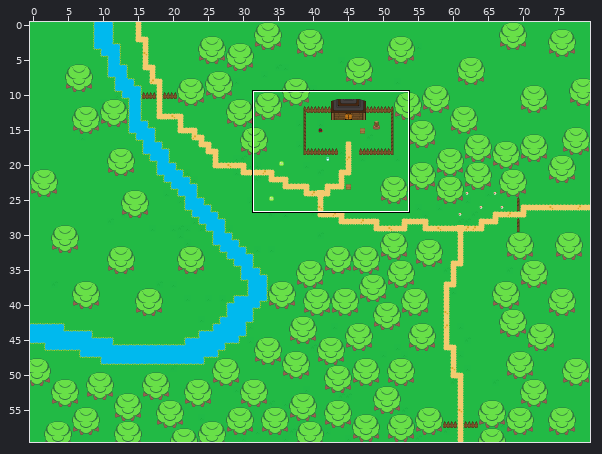
Two versions of a level (Tiled map (JSON), src/assets/maps/map_01.json). The picture above shows the old version from afar; the outline marks the close-up.
Close-up. Earlier state:
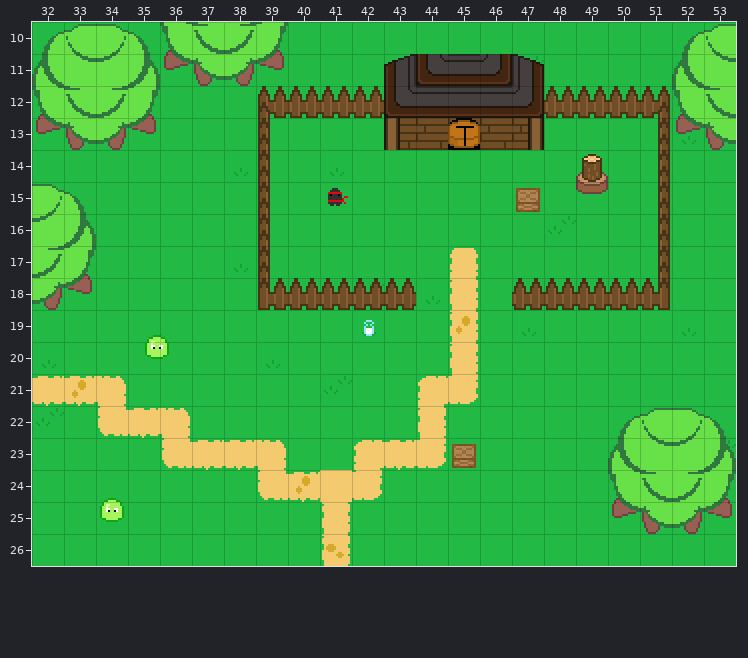
Cells are 16x16 px. Shown: x 32..53, y 10..26. The commit also changed other parts of the map, which this record leaves out. Tiles whose own drawing changed are shown in their newer look in all pictures.
After the commit:
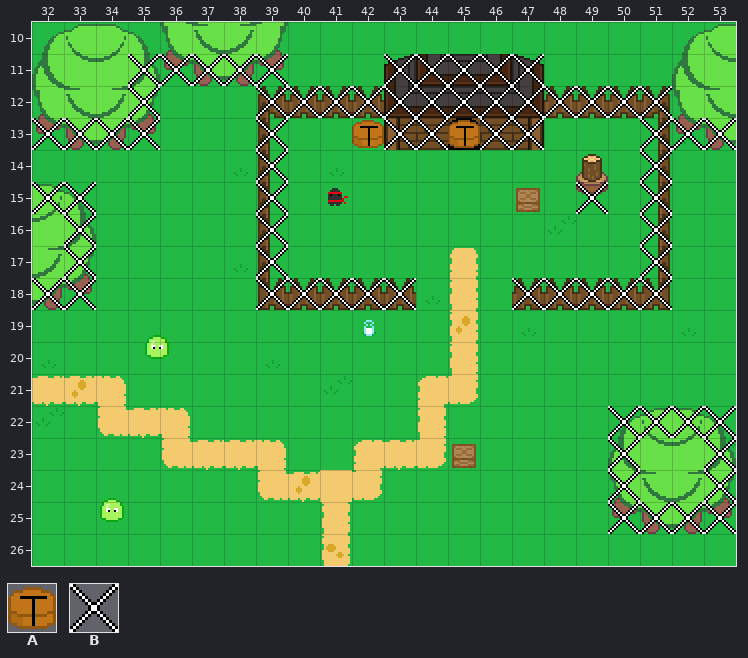
Key: from "enemyset": A 90; from "tiles": B 10.
_ is an empty cell.
Objects are placed by their top-left corner, in cells (3,4 is the top-left corner of cell 3,4); size is 1x1 cell unless given.
Tiles of an added or newly shown layer are drawn over the layers below it.
From old to new:
Layer "collision" (now shown):
y 11: x 35..39 _____ -> BBBBB; x 43..47 _____ -> BBBBB
y 12: x 35 _ -> B; x 39..51 _____________ -> BBBBBBBBBBBBB
y 13: x 32..35 ____ -> BBBB; x 39 _ -> B; x 43..44 __ -> BB; x 46..47 __ -> BB; x 51..53 ___ -> BBB
y 14: x 39 _ -> B; x 51 _ -> B
y 15: x 32..33 __ -> BB; x 39 _ -> B; x 49 _ -> B; x 51 _ -> B
y 16..17: x 33 _ -> B; x 39 _ -> B; x 51 _ -> B
y 18: x 32..33 __ -> BB; x 39..43 _____ -> BBBBB; x 47..51 _____ -> BBBBB
y 22: x 50..53 ____ -> BBBB
y 23..24: x 50 _ -> B; x 53 _ -> B
y 25: x 50..53 ____ -> BBBB
Layer "objects":
added: A at 42,13
Pixel boxes of the changes (left, top, right, bottom) in both close-ups:
added: (32, 54, 736, 310)
added: (608, 406, 736, 534)
